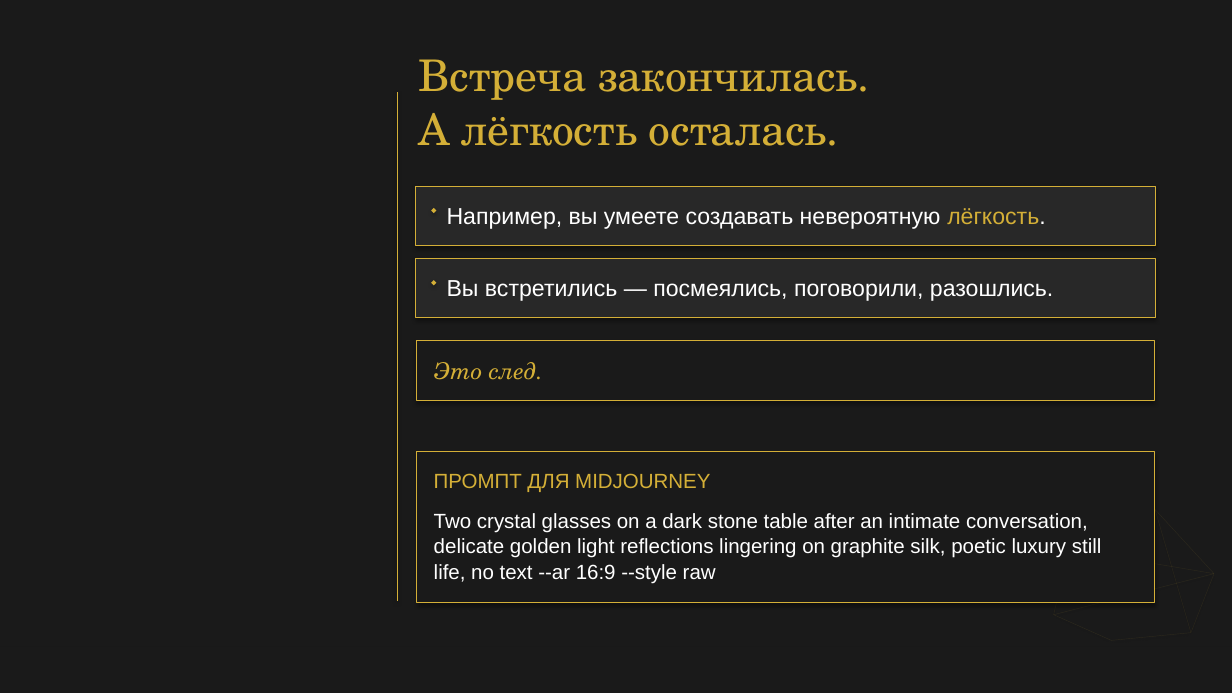
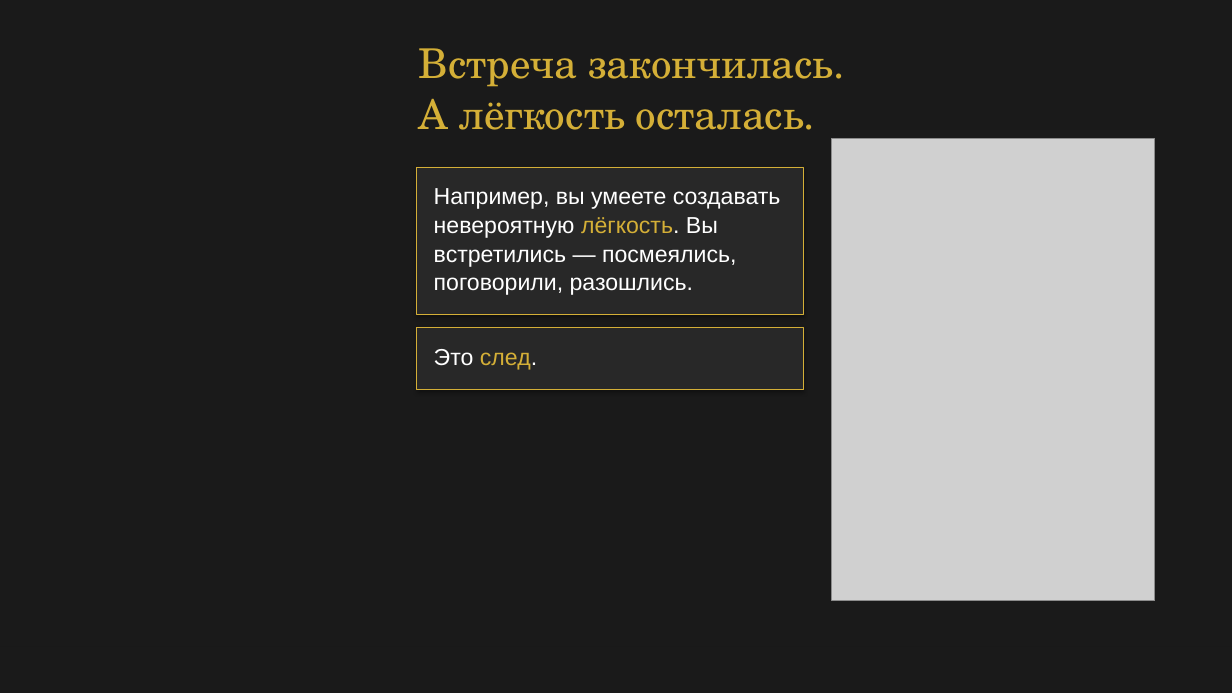
Before and after one commit to babylonofkommod-ai/-, a slide deck: slide 11 of Ваш Кристалл незабываемости.pptx (slide 8 before the commit). Drawn at 1232x693 pixels with LibreOffice and Linux fonts; fonts in the diff are those of the drawing; grey boxes stand for pictures. Boxes give left, top, right and bottom in pixels: in the first picture for what was removed or moved away, otherwise in the second. Text is boxed around its words. In the diff, an @@ line names an element or a change of style, - is before the commit and + after.

```diff
--- a/Ваш Кристалл незабываемости.pptx
+++ b/Ваш Кристалл незабываемости.pptx
@@ text "Встреча закончилась.": place and size @@
-text "Встреча закончилась." at <box>418,59,857,146</box>
+text "Встреча закончилась." at <box>418,48,833,130</box>
@@ text "Встреча закончилась." at <box>418,48,833,130</box>: size 34 to 32 pt; line spacing 42.2pt to 39.7pt @@
@@ line removed from (397, 92) to (397, 601) @@
@@ picture added at <box>832,139,1155,601</box> @@
@@ rectangle added at <box>417,167,804,315</box>, fill #282828, outline #D4AF37 0.5 pt @@
@@ rectangle removed at <box>416,186,1155,245</box> @@
@@ diamond removed at <box>432,208,437,213</box> @@
@@ text at <box>434,188,781,295</box>: text changed @@
-Например, вы умеете создавать невероятную лёгкость.
+Например, вы умеете создавать
+невероятную лёгкость. Вы
+встретились — посмеялись,
+поговорили, разошлись.
@@ rectangle removed at <box>416,259,1155,318</box> @@
@@ diamond removed at <box>432,280,437,286</box> @@
@@ text removed at <box>447,280,1053,301</box> @@
-Вы встретились — посмеялись, поговорили, разошлись.
@@ rectangle added at <box>417,328,804,390</box>, fill #282828, outline #D4AF37 0.5 pt @@
@@ text "Это след.": place and size @@
-text "Это след." at <box>434,362,537,380</box>
+text "Это след." at <box>434,349,537,370</box>
@@ text "Это след." at <box>434,349,537,370</box>: font TeX Gyre Schola to Arial, italic off; text colour #D4AF37 to #FFFFFF in "Это след." @@
@@ rectangle removed at <box>417,341,1155,400</box> @@
@@ rectangle removed at <box>417,452,1155,603</box> @@
@@ text removed at <box>434,473,710,492</box> @@
-ПРОМПТ ДЛЯ MIDJOURNEY
@@ line removed from (1069, 549) to (1155, 509) @@
@@ line removed from (1155, 509) to (1214, 574) @@
@@ line removed from (1155, 509) to (1191, 633) @@
@@ text removed at <box>434,513,1102,584</box> @@
-Two crystal glasses on a dark stone table after an intimate conversation,
-delicate golden light reflections lingering on graphite silk, poetic luxury still
-life, no text --ar 16:9 --style raw
@@ line removed from (1054, 615) to (1069, 549) @@
@@ line removed from (1069, 549) to (1214, 574) @@
@@ line removed from (1214, 574) to (1054, 615) @@
```
Also in this commit, not shown: 12 other slides changed, 9 slides added, 3 slides removed, 9 other files.
